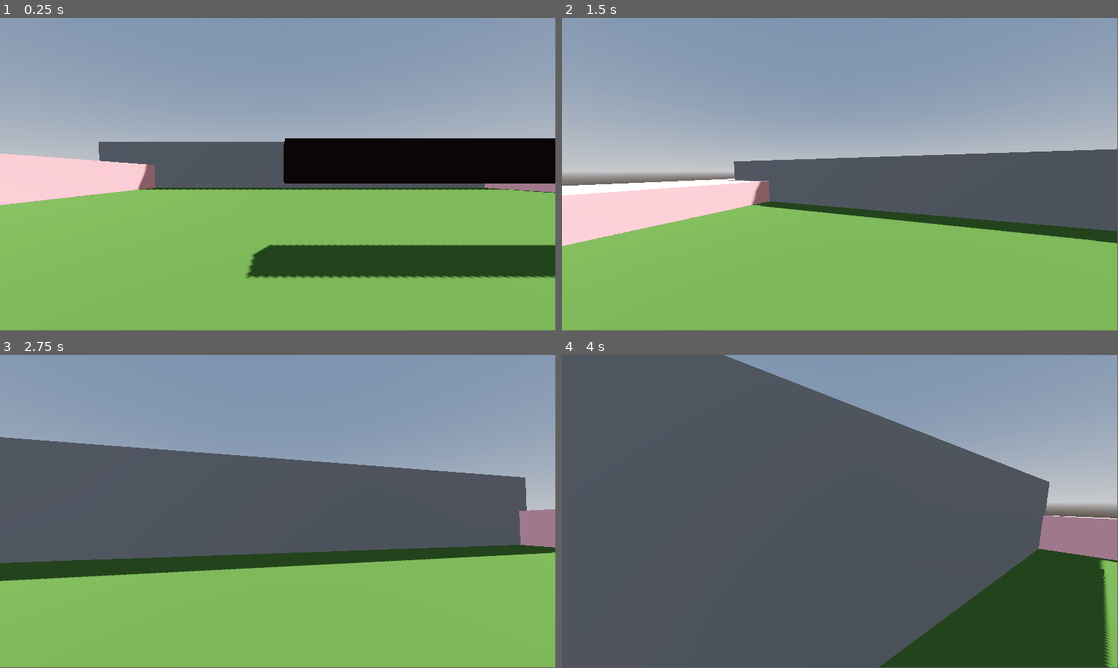
Above: before the commit, frames 1-4 (two rows, left to right).
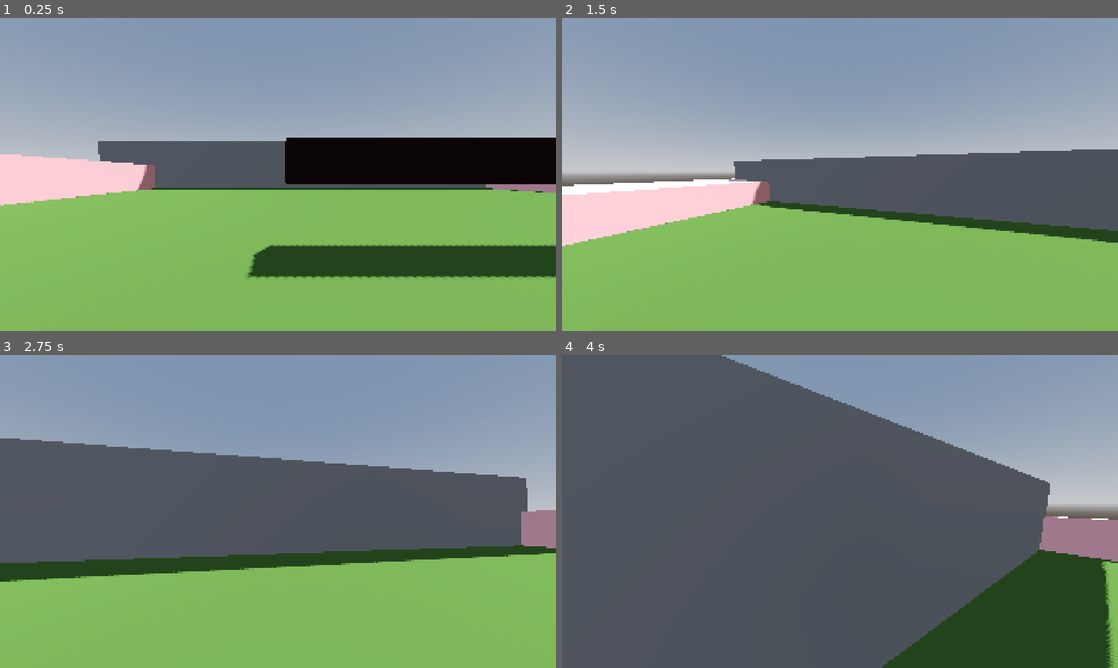
Above: after the commit, the same moments.

Repository: OmarySalem248/MNET-Game-Jam
Game: Godot game, scene res://Scenes/World.tscn
Two runs of this game, one before a commit and one after it. Both use one fixed random seed, a clock stepped at 60 frames per second and the inputs below. This scene is started directly instead of the project's main scene. The engine's default icon, where the game draws it, is replaced by a stand-in: a white triangle on a blue panel in a dark square.
Inputs (mouse positions are in pixels of both pictures, inside the frame that each line leads up to):
- Up to frame 1 (0.25 s): no input
- Up to frame 2 (1.5 s): move the mouse to (867, 171) at 0.52 s; hold Shift (sprint) 0.53-1.28 s; hold W (up) from 0.53 s (still down); tap Space (jump) at 0.77 s; move the mouse to (812, 174) at 1.27 s; tap Shift (sprint) at 1.35 s
- Up to frame 3 (2.75 s): keep holding W (up); tap Space (jump) at 1.52 s; move the mouse to (289, 505) at 2.02 s; hold Shift (sprint) from 2.03 s (still down)
- Up to frame 4 (4 s): keep holding W (up); move the mouse to (834, 514) at 2.77 s; release Shift (sprint) at 2.78 s; tap Shift (sprint) at 2.85 s; tap Space (jump) at 3.02, 3.77 s; move the mouse to (878, 514) at 3.52 s; hold Shift (sprint) from 3.53 s (still down)
The window is 799x449 before the commit and 800x450 after it. Grey fills any space a smaller window leaves; there, only what the larger window draws over its background counts as a difference.

The runs differ from the first frame. In frame 1, 0.9% of the frame differs, in the area x 0-100%, y 0-84%; in frame 2, 0.6%; in frame 3, 0.7%; in frame 4, 1.1%, in the area x 0-100%, y 0-100%.

Commit message:
Working on stuff
deedf

Diff:
--- a/Jam/game-jam/Scenes/World.tscn
+++ b/Jam/game-jam/Scenes/World.tscn
@@ -1,11 +1,11 @@
 [gd_scene format=3 uid="uid://db2h3t17k37pe"]
 
-[ext_resource type="Script" uid="uid://dbkfoixqj2gtu" path="res://Scripts/Player.gd" id="1_1d73w"]
-[ext_resource type="Material" uid="uid://b4s0xnt1f6lia" path="res://Materials/Green.tres" id="1_o5nrg"]
-[ext_resource type="Material" uid="uid://bi1h4xe7msjwi" path="res://Materials/Pink.tres" id="3_irgfk"]
-[ext_resource type="Material" uid="uid://b122sws3pt7w7" path="res://Materials/Red.tres" id="4_nuwel"]
-[ext_resource type="Material" uid="uid://p2nkjd3ge3qm" path="res://Materials/Blue.tres" id="5_te4rd"]
-[ext_resource type="Texture2D" uid="uid://n3b5tkdvnp1o" path="res://icon.svg" id="6_45d1s"]
+[ext_resource type="Material" uid="uid://bi1h4xe7msjwi" path="res://Materials/Pink.tres" id="1_qfnet"]
+[ext_resource type="Material" uid="uid://b122sws3pt7w7" path="res://Materials/Red.tres" id="2_i7141"]
+[ext_resource type="Material" uid="uid://p2nkjd3ge3qm" path="res://Materials/Blue.tres" id="3_4mrxx"]
+[ext_resource type="Material" uid="uid://b4s0xnt1f6lia" path="res://Materials/Green.tres" id="4_7r4gi"]
+[ext_resource type="Script" uid="uid://dbkfoixqj2gtu" path="res://Scripts/Player.gd" id="5_w7kh3"]
+[ext_resource type="Texture2D" uid="uid://n3b5tkdvnp1o" path="res://icon.svg" id="6_e3hyu"]
 
 [sub_resource type="ProceduralSkyMaterial" id="ProceduralSkyMaterial_5lq0h"]
 sky_horizon_color = Color(0.64625, 0.65575, 0.67075, 1)
--- a/Jam/game-jam/project.godot
+++ b/Jam/game-jam/project.godot
@@ -8,54 +8,64 @@
 
 config_version=5
 
+[animation]
+
+compatibility/default_parent_skeleton_in_mesh_instance_3d=true
+
 [application]
 
-config/name="10-first Person Controller"
-run/main_scene="res://Scenes/World.tscn"
-config/features=PackedStringArray("4.0", "Forward Plus")
+config/name="GameJam"
+run/main_scene="uid://bp6cmerdu8yd3"
+config/features=PackedStringArray("4.7", "Forward Plus")
 config/icon="res://icon.svg"
+
+[autoload]
+
+SceneTransition="*uid://bp6cmerdu8yd3"
 
 [display]
 
 window/size/viewport_width=1920
 window/size/viewport_height=1080
 window/size/mode=3
+window/stretch/mode="canvas_items"
+window/stretch/aspect="expand"
 
 [input]
 
 up={
 "deadzone": 0.5,
-"events": [Object(InputEventKey,"resource_local_to_scene":fa …(172 unchanged characters)… eycode":87,"key_label":0,"unicode":119,"echo":false,"script":null)
+"events": [Object(InputEventKey,"resource_local_to_scene":fa …(172 unchanged characters)… eycode":87,"key_label":0,"unicode":119,"location":0,"echo":false,"script":null)
 , Object(InputEventJoypadMotion,"resource_local_to_scene":false,"resource_name":"","device":-1,"axis":1,"axis_value":-1.0,"script":null)
 ]
 }
 down={
 "deadzone": 0.5,
-"events": [Object(InputEventKey,"resource_local_to_scene":fa …(172 unchanged characters)… eycode":83,"key_label":0,"unicode":115,"echo":false,"script":null)
+"events": [Object(InputEventKey,"resource_local_to_scene":fa …(172 unchanged characters)… eycode":83,"key_label":0,"unicode":115,"location":0,"echo":false,"script":null)
 , Object(InputEventJoypadMotion,"resource_local_to_scene":false,"resource_name":"","device":-1,"axis":1,"axis_value":1.0,"script":null)
 ]
 }
 left={
 "deadzone": 0.5,
-"events": [Object(InputEventKey,"resource_local_to_scene":fa …(171 unchanged characters)… keycode":65,"key_label":0,"unicode":97,"echo":false,"script":null)
+"events": [Object(InputEventKey,"resource_local_to_scene":fa …(171 unchanged characters)… keycode":65,"key_label":0,"unicode":97,"location":0,"echo":false,"script":null)
 , Object(InputEventJoypadMotion,"resource_local_to_scene":false,"resource_name":"","device":-1,"axis":0,"axis_value":-1.0,"script":null)
 ]
 }
 right={
 "deadzone": 0.5,
-"events": [null, Object(InputEventKey,"resource_local_to_sce …(178 unchanged characters)… eycode":68,"key_label":0,"unicode":100,"echo":false,"script":null)
+"events": [null, Object(InputEventKey,"resource_local_to_sce …(178 unchanged characters)… eycode":68,"key_label":0,"unicode":100,"location":0,"echo":false,"script":null)
 , Object(InputEventJoypadMotion,"resource_local_to_scene":false,"resource_name":"","device":-1,"axis":0,"axis_value":1.0,"script":null)
 ]
 }
 jump={
 "deadzone": 0.5,
-"events": [Object(InputEventKey,"resource_local_to_scene":fa …(171 unchanged characters)… keycode":32,"key_label":0,"unicode":32,"echo":false,"script":null)
+"events": [Object(InputEventKey,"resource_local_to_scene":fa …(171 unchanged characters)… keycode":32,"key_label":0,"unicode":32,"location":0,"echo":false,"script":null)
 , Object(InputEventJoypadButton,"resource_local_to_scene":false,"resource_name":"","device":-1,"button_index":0,"pressure":0.0,"pressed":false,"script":null)
 ]
 }
 sprint={
 "deadzone": 0.5,
-"events": [Object(InputEventKey,"resource_local_to_scene":fa …(175 unchanged characters)… ode":4194325,"key_label":0,"unicode":0,"echo":false,"script":null)
+"events": [Object(InputEventKey,"resource_local_to_scene":fa …(175 unchanged characters)… ode":4194325,"key_label":0,"unicode":0,"location":0,"echo":false,"script":null)
 , Object(InputEventJoypadButton,"resource_local_to_scene":false,"resource_name":"","device":-1,"button_index":1,"pressure":0.0,"pressed":false,"script":null)
 ]
 }
@@ -63,10 +73,12 @@
 [physics]
 
 common/physics_ticks_per_second=144
+3d/physics_engine="Jolt Physics"
 
 [rendering]
 
+textures/canvas_textures/default_texture_filter=0
+rendering_device/driver.windows="d3d12"
 anti_aliasing/quality/msaa_2d=2
 anti_aliasing/quality/msaa_3d=2
 anti_aliasing/quality/screen_space_aa=1
-textures/canvas_textures/default_texture_filter=0
--- a/Jam/game-jam/world.tscn
+++ /dev/null
@@ -1,3 +0,0 @@
-[gd_scene format=3 uid="uid://ds0h4nvuf56ay"]
-
-[node name="World" type="Node3D" unique_id=1687757639]
Not shown: 3 places in Jam/game-jam/Scenes/World.tscn that only renumber resources
